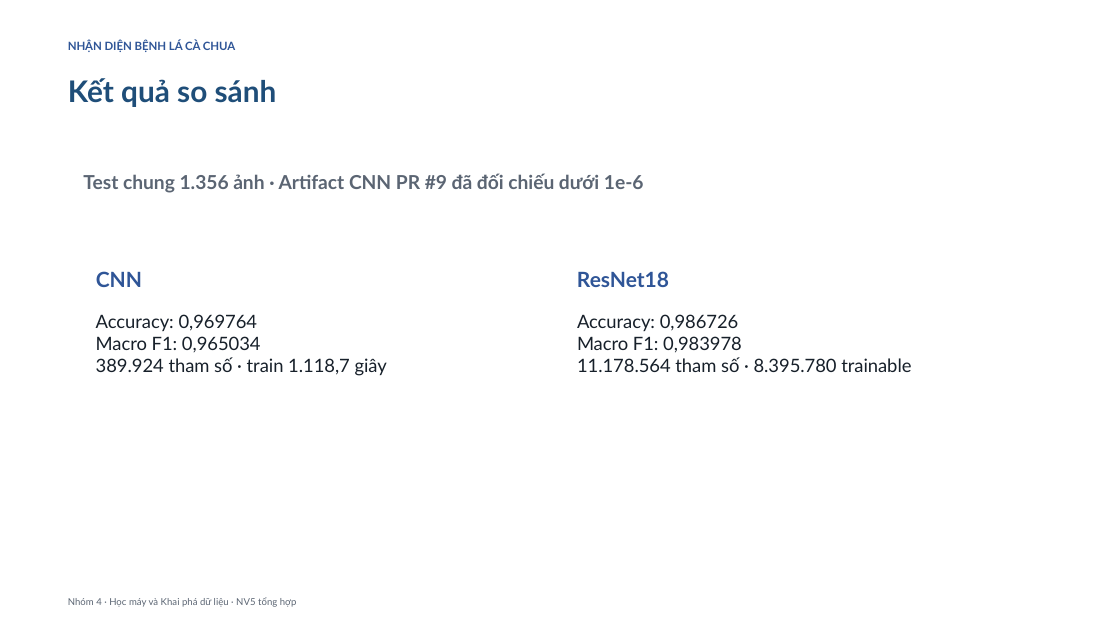
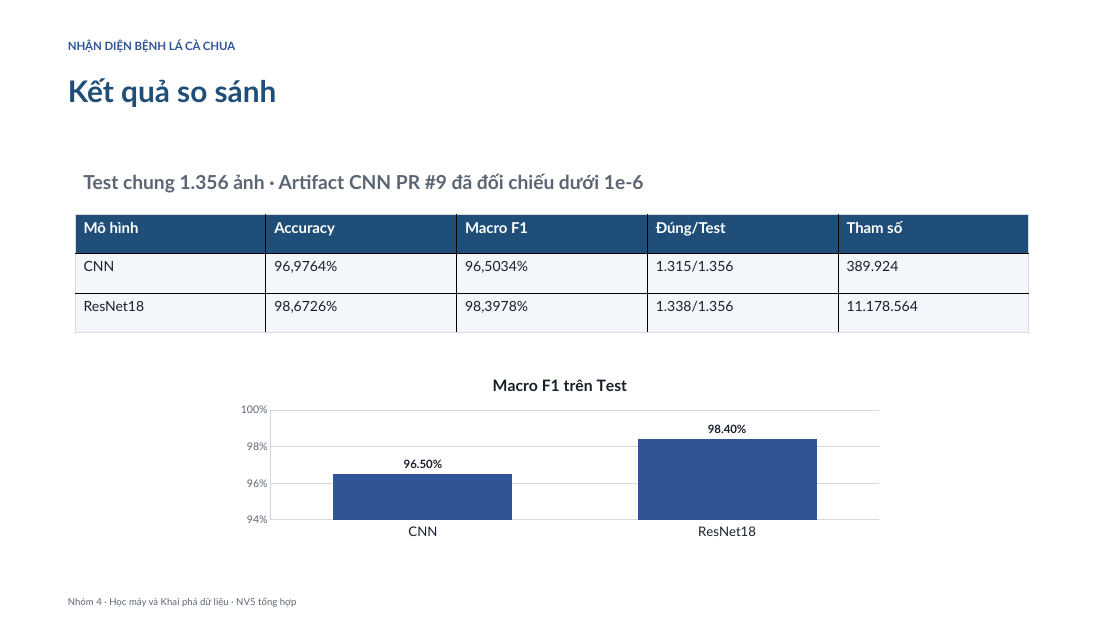
Before and after one commit to duyxl56785/Project_Dudoanbenhcaycachua, a slide deck: slide 6 of report/deliverables/slides_nhom_tomato_two_models_nv5.pptx. Drawn at 1120x630 pixels with LibreOffice and Linux fonts; fonts in the diff are those of the drawing. Boxes give left, top, right and bottom in pixels: in the first picture for what was removed or moved away, otherwise in the second. Text is boxed around its words. In the diff, an @@ line names an element or a change of style, - is before the commit and + after.

```diff
--- a/report/deliverables/slides_nhom_tomato_two_models_nv5.pptx
+++ b/report/deliverables/slides_nhom_tomato_two_models_nv5.pptx
@@ table added at [76,214,1029,333], 3 rows, 5 columns @@
+Mô hình | Accuracy | Macro F1 | Đúng/Test | Tham số
+CNN | 96,9764% | 96,5034% | 1.315/1.356 | 389.924
+ResNet18 | 98,6726% | 98,3978% | 1.338/1.356 | 11.178.564
@@ text removed at [96,271,142,287] @@
-CNN
@@ text removed at [577,271,669,287] @@
-ResNet18
@@ text removed at [96,314,387,376] @@
-Accuracy: 0,969764
-Macro F1: 0,965034
-389.924 tham số · train 1.118,7 giây
@@ text removed at [577,314,911,372] @@
-Accuracy: 0,986726
-Macro F1: 0,983978
-11.178.564 tham số · 8.395.780 trainable
@@ column chart added at [228,363,893,543] @@
+title "Macro F1 trên Test "
+categories: CNN, ResNet18
+Series 1: 0.965, 0.984
```
Also in this commit, not shown: 1 other slide changed, 16 other files.
